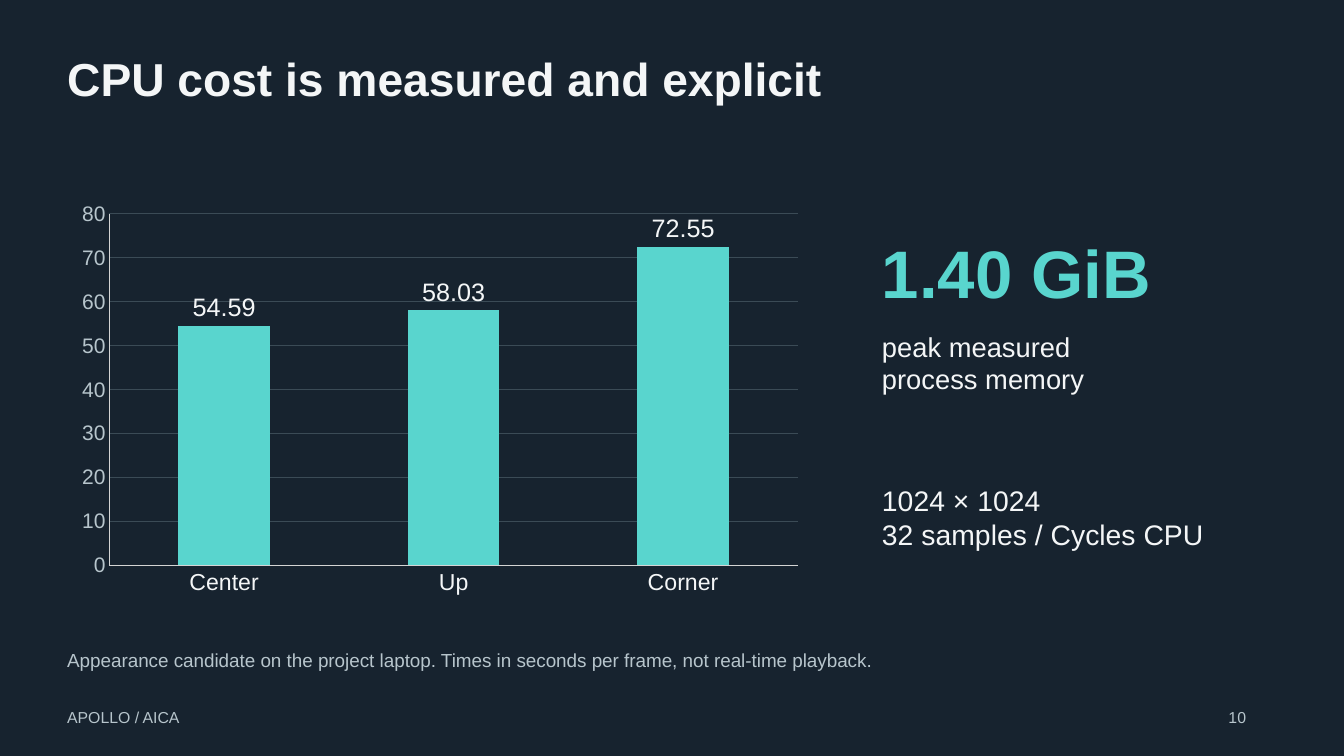
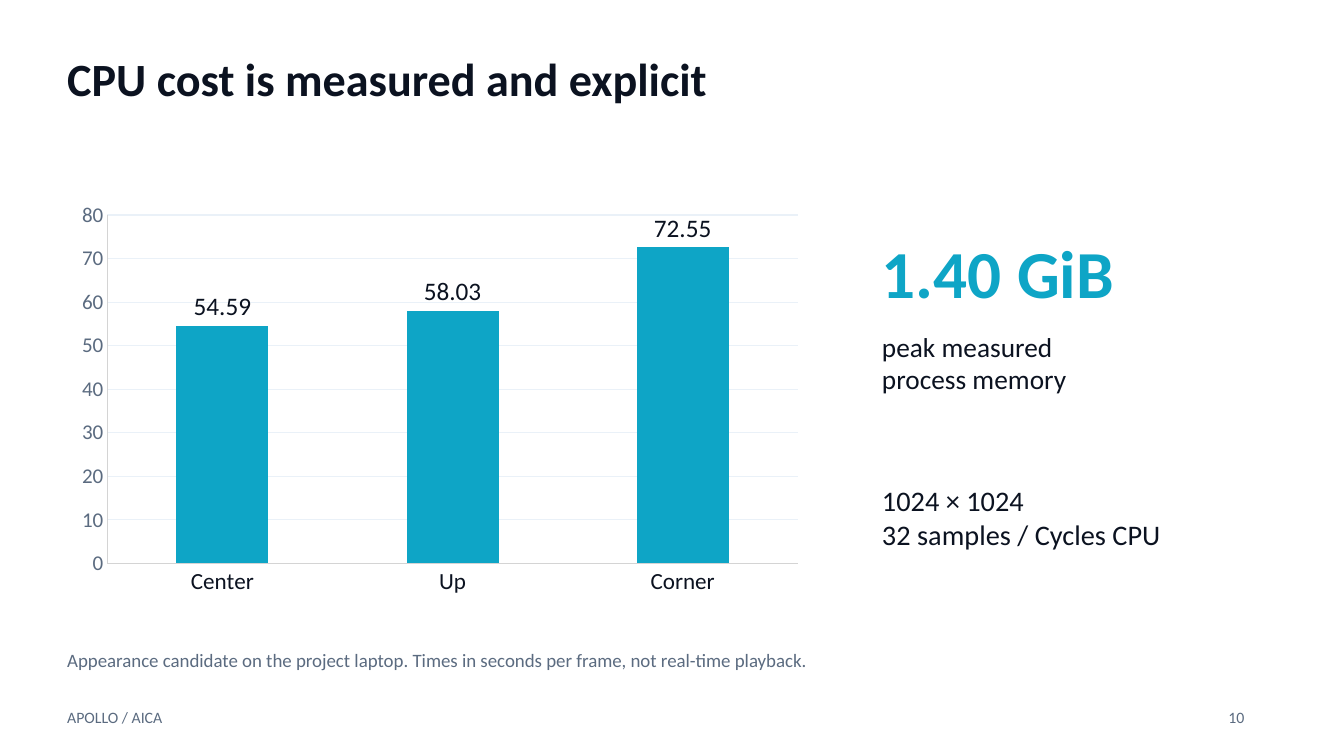
Before and after one commit to Eldo-John-Giby/Apollo, a slide deck: slide 10 of Apollo_SamsungXR_Presentation.pptx. Drawn at 1344x756 pixels with LibreOffice and Linux fonts; fonts in the diff are those of the drawing. Boxes give left, top, right and bottom in pixels: in the first picture for what was removed or moved away, otherwise in the second. Text is boxed around its words. In the diff, an @@ line names an element or a change of style, - is before the commit and + after.

Commit message:
docs: restore original slide theme and render full-head cover GIF

```diff
--- a/Apollo_SamsungXR_Presentation.pptx
+++ b/Apollo_SamsungXR_Presentation.pptx
@@ background #17232F to #FFFFFF @@
@@ column chart at (x1=68, y1=195, x2=814, y2=604) @@
@@ colour of Series 1 #59D5CE to #0EA5C6 @@
@@ data labels of Series 1 changed @@
@@ category axis changed @@
@@ value axis changed @@
@@ lettering changed @@
@@ text "1.40 GiB" at (x1=882, y1=251, x2=1114, y2=299): font Arial to Calibri, text colour #59D5CE to #0EA5C6 @@
@@ font Arial to Calibri, text colour #F4F6F7 to #0B1220 in 3 elements at (x1=67, y1=63, x2=707, y2=104), (x1=882, y1=338, x2=1066, y2=394), (x1=882, y1=492, x2=1160, y2=550) @@
@@ font Arial to Calibri, text colour #B7C5CC to #5B6B80 in 3 elements at (x1=67, y1=712, x2=163, y2=723), (x1=1228, y1=712, x2=1244, y2=723), (x1=67, y1=654, x2=807, y2=670) @@
```
Also in this commit, not shown: 13 other slides changed.
